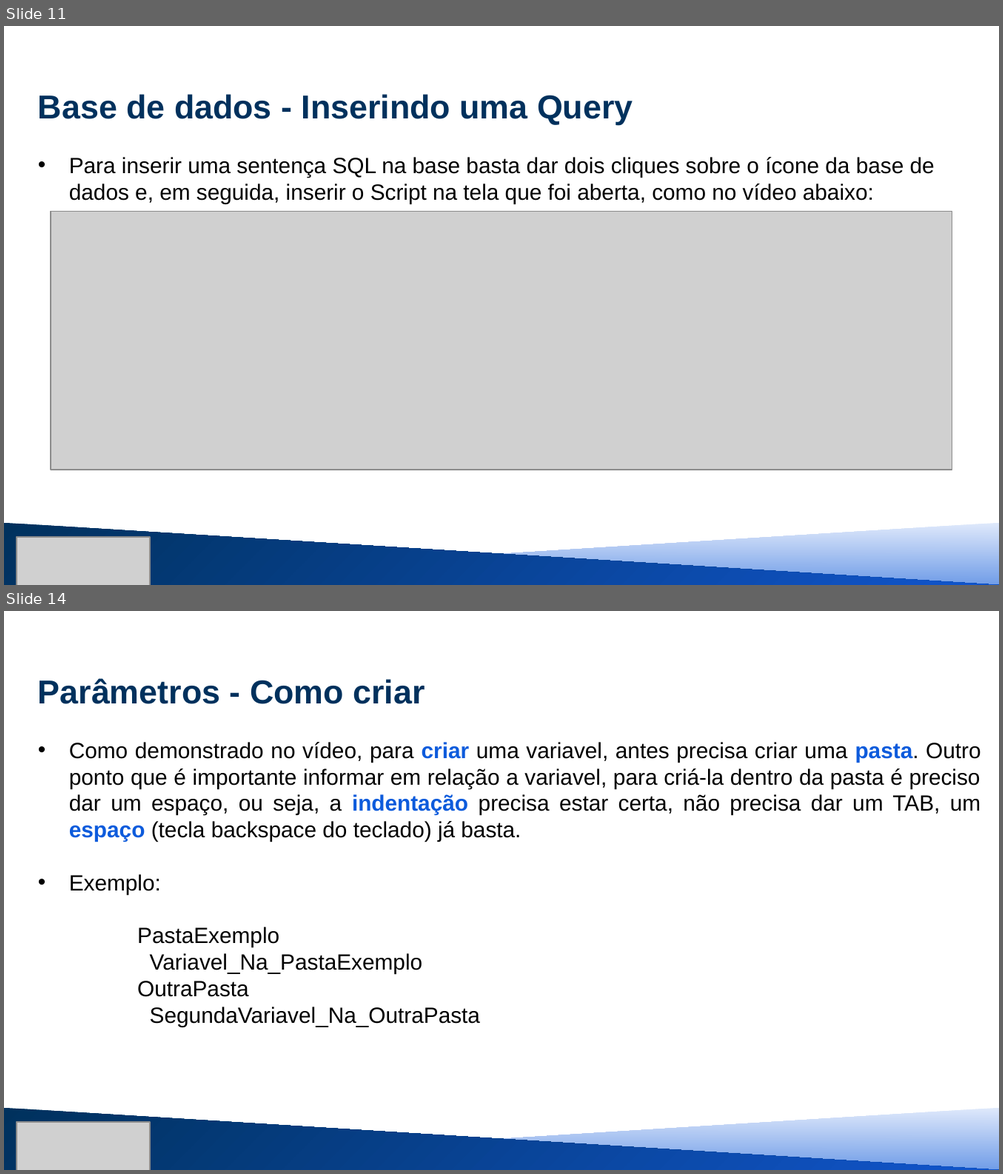
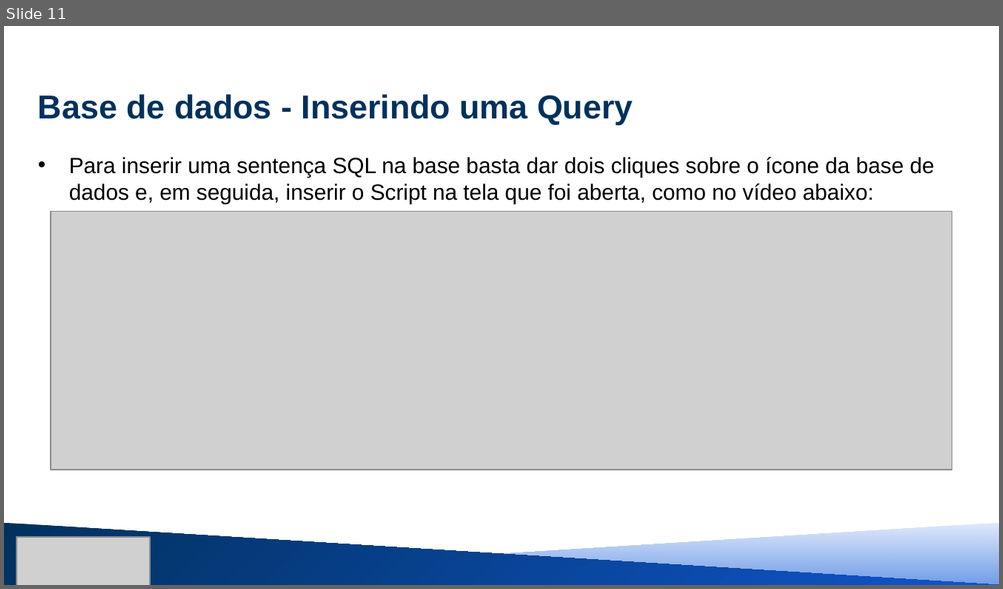
Before and after one commit to MauricioSEmbras/FAST_Report, a slide deck: Treinamento FAST REPORT/treinamento fast - nível 1 parte 1.pptx. Shown one above the other, each under a label of ours: slides 11 and 14 before the commit, slide 11 after it; the slides between them are not shown. The pictures are 1003x1174 and 1003x589 pixels, drawn with LibreOffice and Linux fonts; fonts in the diff are those of the drawing; grey boxes stand for pictures. Boxes give left, top, right and bottom in pixels: in the first picture for what was removed or moved away, otherwise in the second. Text is boxed around its words. In the diff, an @@ line names an element or a change of style, - is before the commit and + after.

```diff
--- a/Treinamento FAST REPORT/treinamento fast - nível 1 parte 1.pptx
+++ b/Treinamento FAST REPORT/treinamento fast - nível 1 parte 1.pptx
@@ slide 14 removed at <box>4,611,999,1170</box>, background #FFFFFF @@
@@ title removed at <box>38,678,424,704</box> @@
-Parâmetros - Como criar
@@ text removed at <box>69,742,980,1027</box> @@
-• Como demonstrado no vídeo, para criar uma variavel, antes precisa criar uma pasta. Outro ponto que é importante informar em relação a variavel, para criá-la dentro da pasta é preciso dar um espaço, ou seja, a indentação precisa estar certa, não precisa dar um TAB, um espaço (tecla backspace do teclado) já basta.
-• Exemplo:
-PastaExemplo
-Variavel_Na_PastaExemplo
-OutraPasta
-SegundaVariavel_Na_OutraPasta
@@ right triangle removed at <box>4,1108,999,1170</box> @@
@@ right triangle removed at <box>4,1108,999,1170</box> @@
@@ picture removed at <box>17,1122,151,1170</box> @@
```
Also in this commit, not shown: 10 slides changed, 6 slides added, 4 other slides removed, 1 other file.
